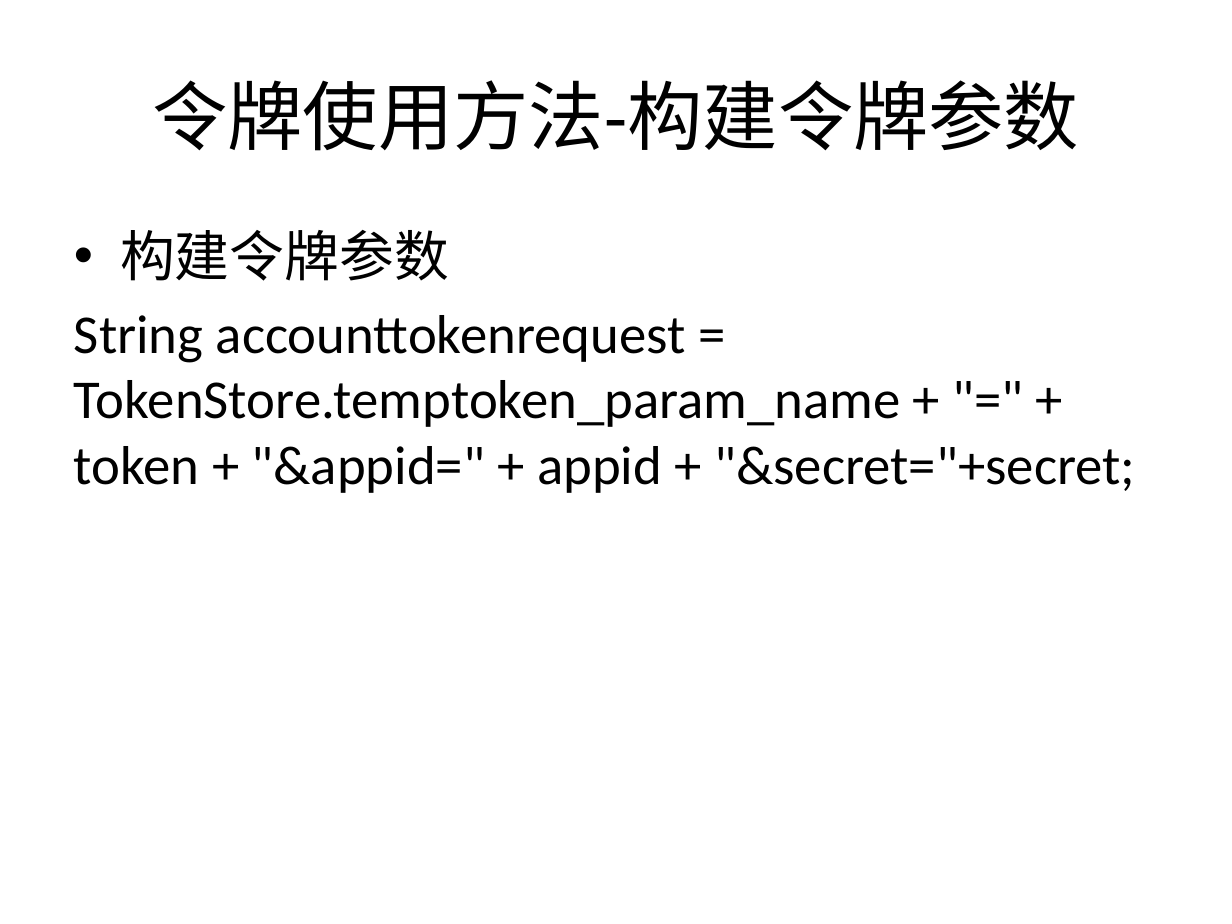
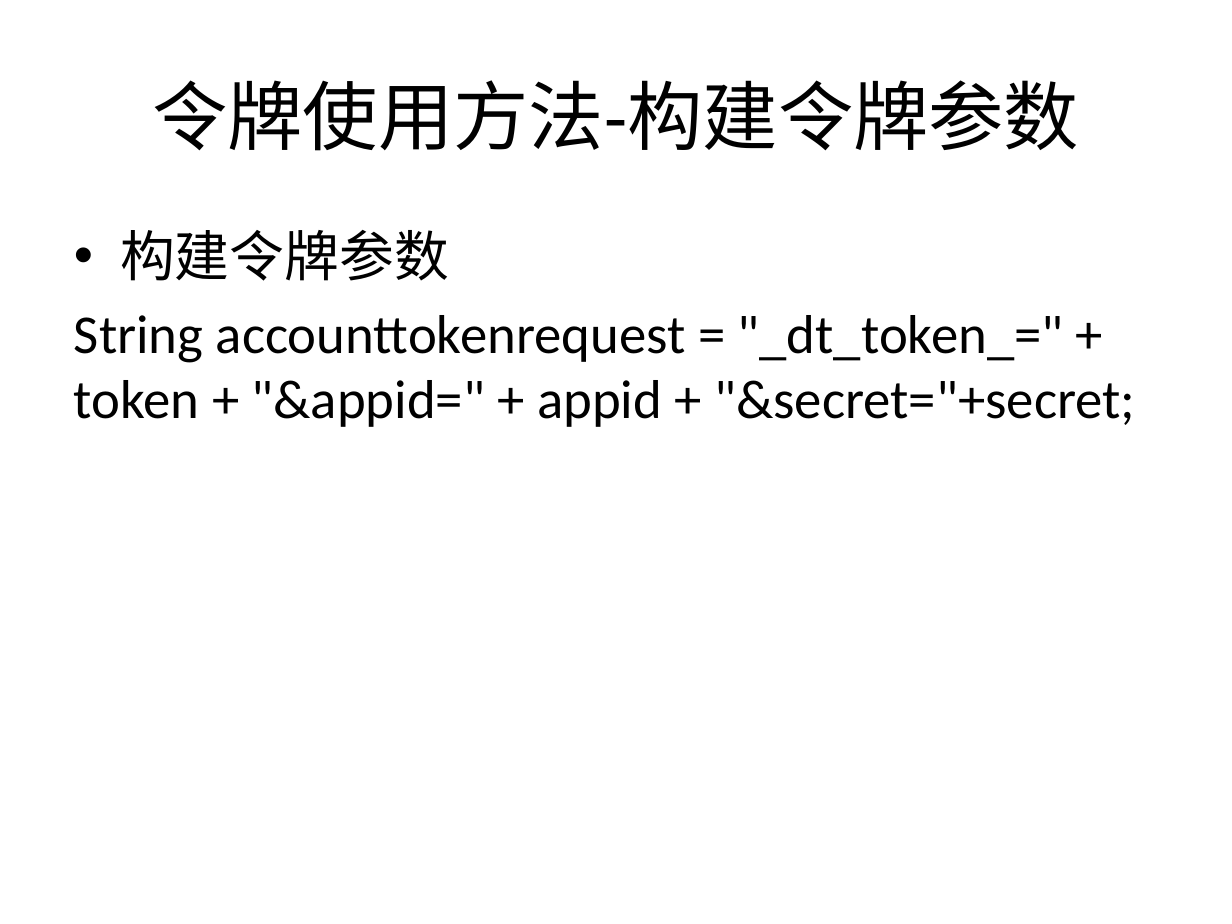
Before and after one commit to bbossgroups/bboss, a slide deck: slide 13 of 文档/令牌管理.pptx (slide 11 before the commit). Drawn at 1232x924 pixels with LibreOffice and Linux fonts; fonts in the diff are those of the drawing. Boxes give left, top, right and bottom in pixels: in the first picture for what was removed or moved away, otherwise in the second. Text is boxed around its words. In the diff, an @@ line names an element or a change of style, - is before the commit and + after.

```diff
--- a/文档/令牌管理.pptx
+++ b/文档/令牌管理.pptx
@@ text at box(74, 315, 1135, 427): text changed @@
-String accounttokenrequest = TokenStore.temptoken_param_name + "=" + token + "&appid=" + appid + "&secret="+secret;
+String accounttokenrequest = "_dt_token_=" + token + "&appid=" + appid + "&secret="+secret;
```
Also in this commit, not shown: 13 other slides changed, 5 slides added, 2 slides removed, 45 other files.
